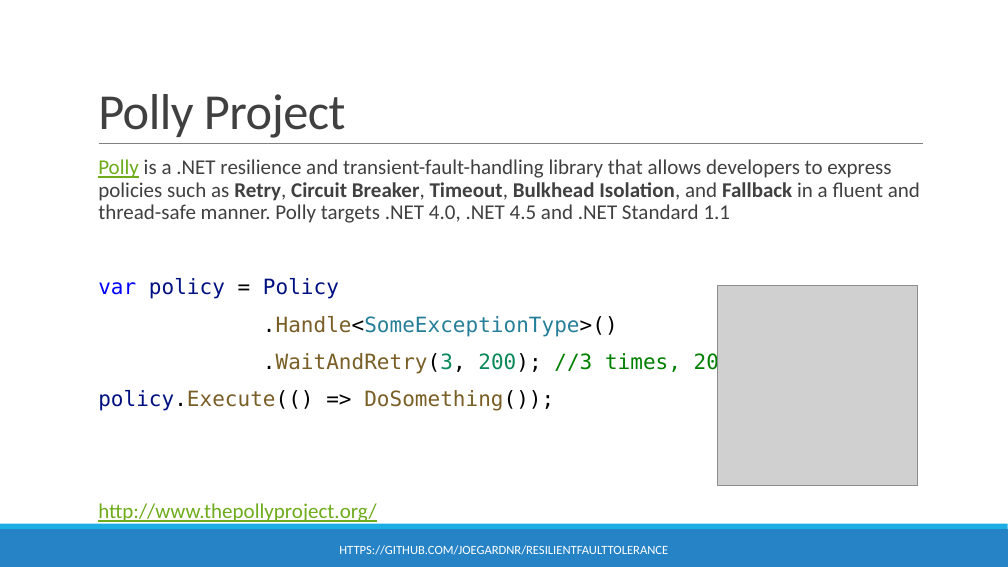
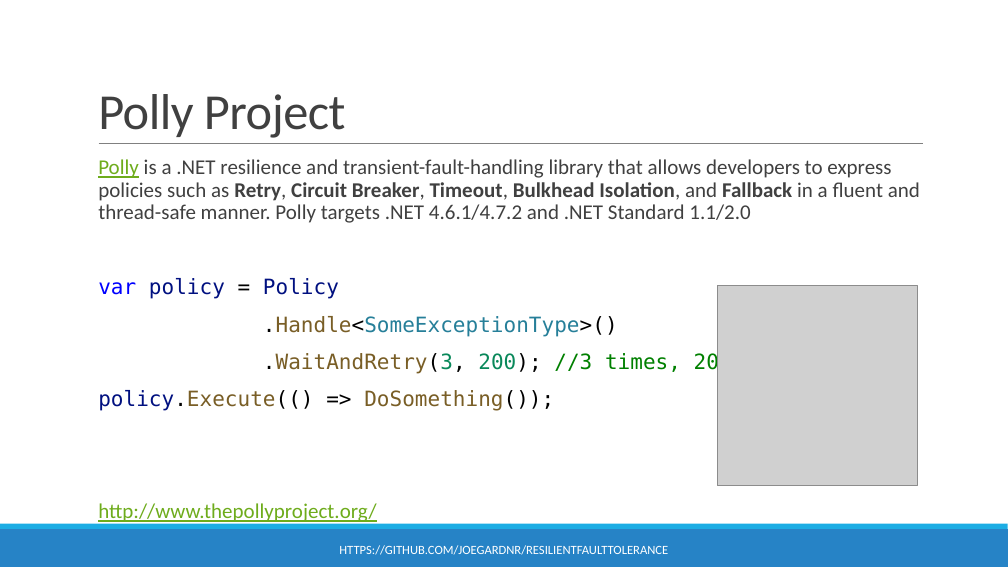
Before and after one commit to joegardnr/ResilientFaultTolerance, a slide deck: slide 8 of ResilientFaultTolerance.pptx (slide 7 before the commit). Drawn at 1008x567 pixels with LibreOffice and Linux fonts; fonts in the diff are those of the drawing; grey boxes stand for pictures. Boxes give left, top, right and bottom in pixels: in the first picture for what was removed or moved away, otherwise in the second. Text is boxed around its words. In the diff, an @@ line names an element or a change of style, - is before the commit and + after.

```diff
--- a/ResilientFaultTolerance.pptx
+++ b/ResilientFaultTolerance.pptx
@@ text at [98, 159, 920, 223]: text changed @@
-  Polly is a .NET resilience and transient-fault-handling library that allows developers to express policies such as Retry, Circuit Breaker, Timeout, Bulkhead Isolation, and Fallback in a fluent and thread-safe manner. Polly targets .NET 4.0, .NET 4.5 and .NET Standard 1.1
+  Polly is a .NET resilience and transient-fault-handling library that allows developers to express policies such as Retry, Circuit Breaker, Timeout, Bulkhead Isolation, and Fallback in a fluent and thread-safe manner. Polly targets .NET 4.6.1/4.7.2 and .NET Standard 1.1/2.0
```
Also in this commit, not shown: 6 other slides changed, 1 slide added, 9 other files.
